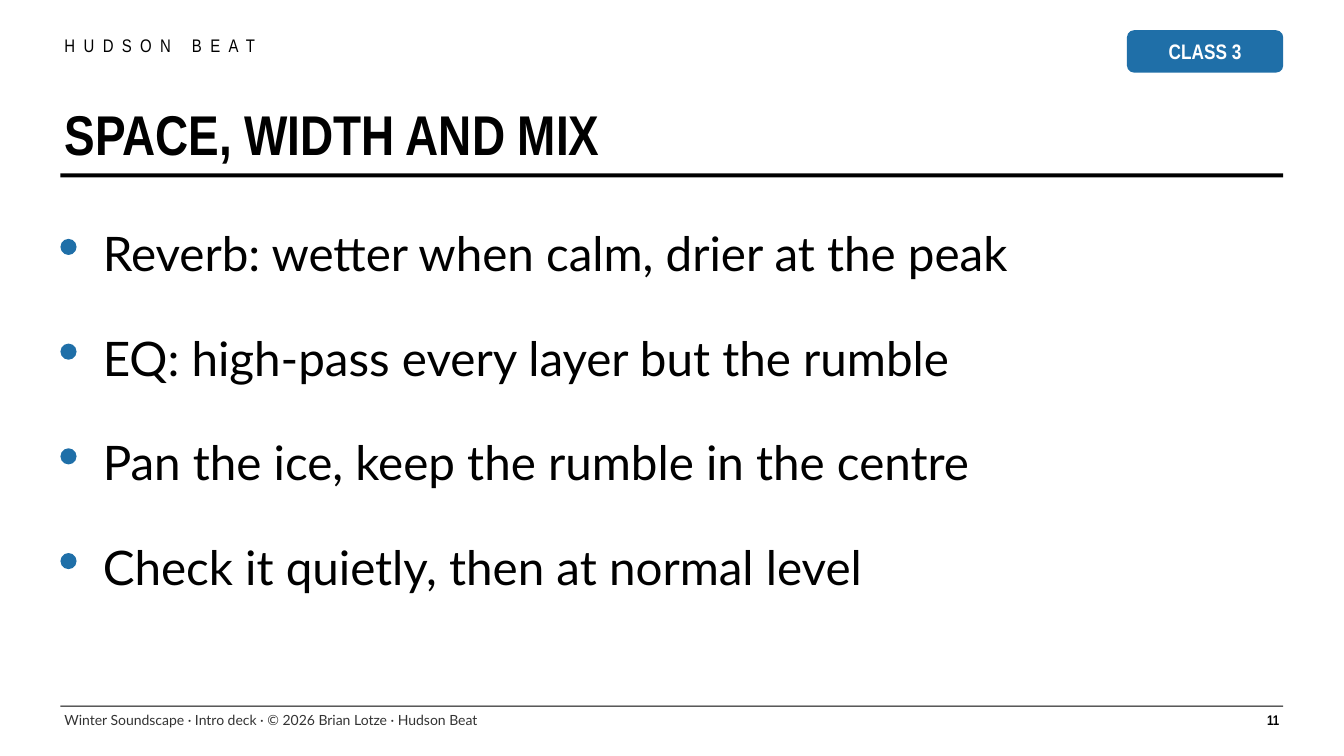
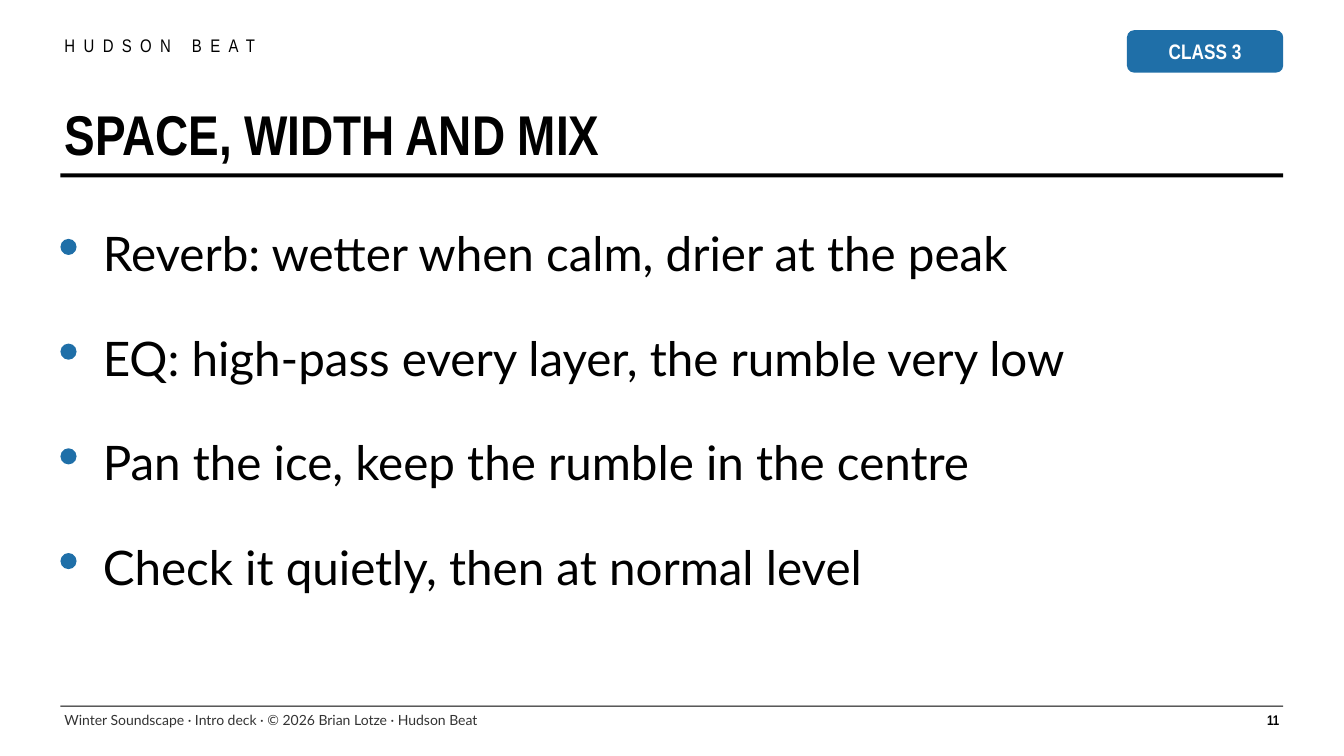
Before and after one commit to brianlotzemusic-glitch/WaltyCal, a slide deck: slide 11 of tpt/045-winter-soundscape-logic/winter-soundscape-intro-deck.pptx. Drawn at 1344x756 pixels with LibreOffice and Linux fonts; fonts in the diff are those of the drawing. Boxes give left, top, right and bottom in pixels: in the first picture for what was removed or moved away, otherwise in the second. Text is boxed around its words. In the diff, an @@ line names an element or a change of style, - is before the commit and + after.

```diff
--- a/tpt/045-winter-soundscape-logic/winter-soundscape-intro-deck.pptx
+++ b/tpt/045-winter-soundscape-logic/winter-soundscape-intro-deck.pptx
@@ text at box(103, 341, 1064, 385): text changed @@
-EQ: high-pass every layer but the rumble
+EQ: high-pass every layer, the rumble very low
```
Also in this commit, not shown: 3 other slides changed, 22 other files.
